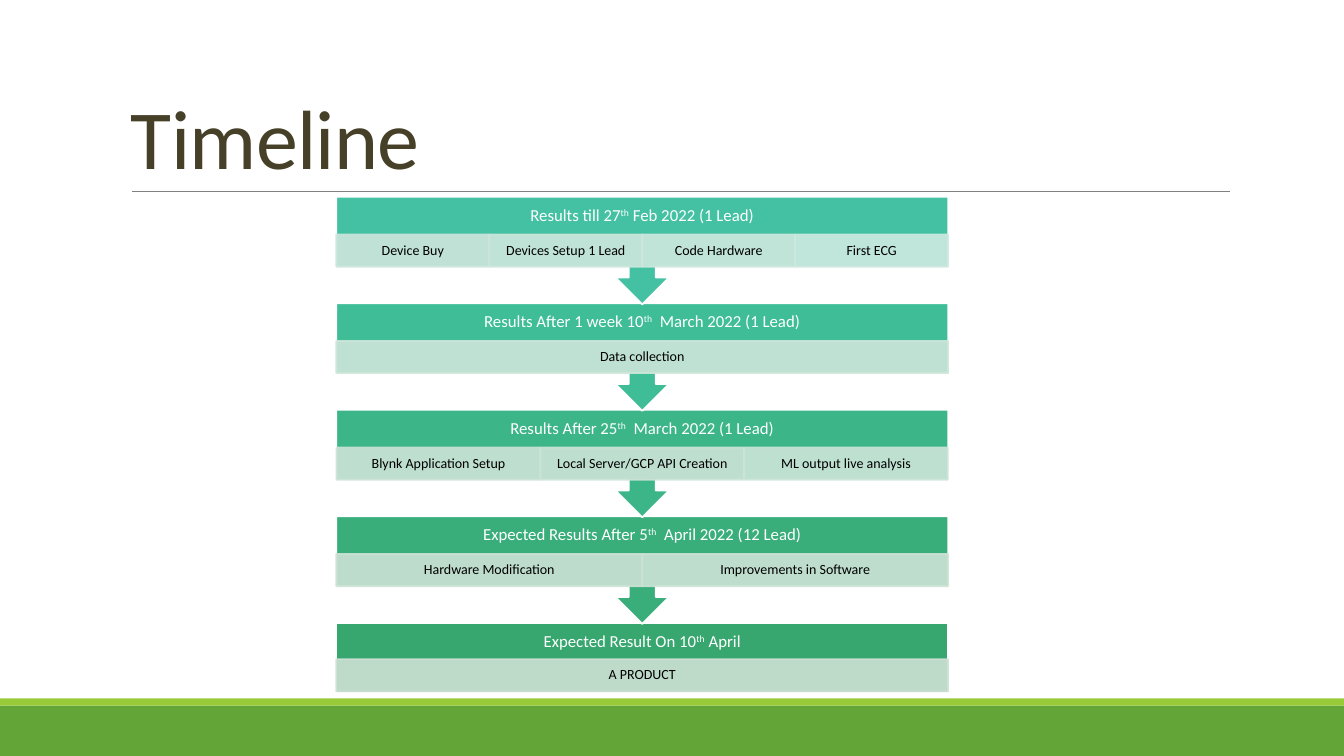
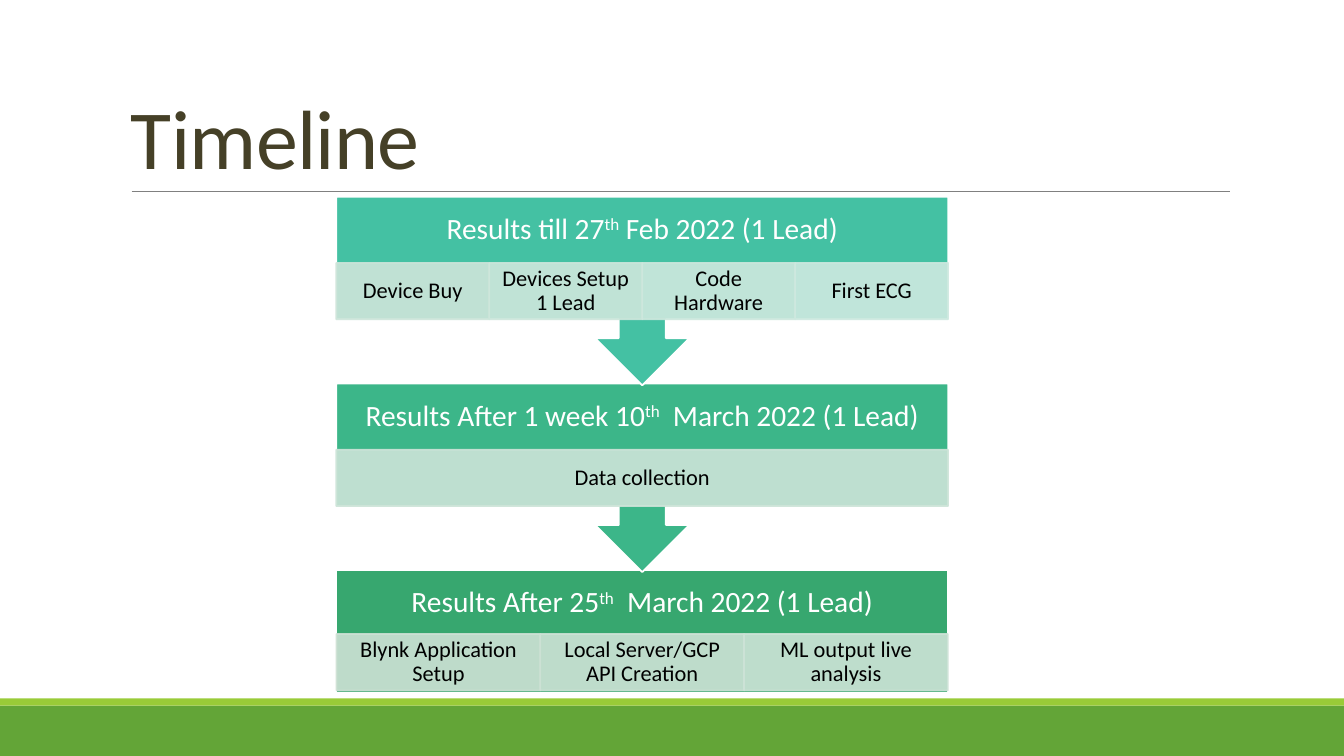
Before and after one commit to gptshubham595/BTP-IITG-CL-DRAFTS-PORTABLE-ECG, a slide deck: slide 14 of PHASE2 Non-Invasive point of care ECG signal detection and analytics for cardiac diseases_180107058_ Shubham_Kumar_Gupta.pptx (slide 13 before the commit). Drawn at 1344x756 pixels with LibreOffice and Linux fonts; fonts in the diff are those of the drawing. Boxes give left, top, right and bottom in pixels: in the first picture for what was removed or moved away, otherwise in the second. Text is boxed around its words. In the diff, an @@ line names an element or a change of style, - is before the commit and + after.

```diff
--- a/PHASE2 Non-Invasive point of care ECG signal detection and analytics for cardiac diseases_180107058_ Shubham_Kumar_Gupta.pptx
+++ b/PHASE2 Non-Invasive point of care ECG signal detection and analytics for cardiac diseases_180107058_ Shubham_Kumar_Gupta.pptx
@@ up arrow callout: place and size @@
-up arrow callout at (337, 197, 949, 304)
+up arrow callout at (337, 197, 949, 385)
@@ group removed at (337, 235, 949, 679): 6 rectangles, 5 texts, 2 up arrow callouts @@
-Expected Result On 10th April
-A PRODUCT
-Expected Results After 5th April 2022 (12 Lead)
-Hardware Modification
-Improvements in Software
@@ text "Device Buy": place and size @@
-text "Device Buy" at (382, 245, 444, 258)
+text "Device Buy" at (363, 282, 462, 302)
@@ rectangle added at (337, 263, 490, 320), fill #CEE6DB at 90% opacity, outline #CEE6DB 1.25 pt @@
@@ text "Devices Setup 1 Lead": place and size @@
-text "Devices Setup 1 Lead" at (506, 245, 626, 258)
+text "Devices Setup 1 Lead" at (502, 270, 629, 310)
@@ rectangle: place and size @@
-rectangle at (337, 235, 490, 267)
+rectangle at (489, 263, 642, 320)
@@ text "Code Hardware": place and size @@
-text "Code Hardware" at (675, 245, 763, 255)
+text "Code Hardware" at (674, 270, 763, 310)
@@ rectangle: place and size @@
-rectangle at (642, 235, 796, 267)
+rectangle at (642, 263, 796, 320)
@@ rectangle at (642, 263, 796, 320): fill #CFE8DF at 90% opacity to #CFE8DE at 90% opacity; outline #CFE8DF 1.25 pt to #CFE8DE 1.25 pt @@
@@ text "First ECG": place and size @@
-text "First ECG" at (847, 245, 897, 255)
+text "First ECG" at (832, 282, 911, 298)
@@ rectangle: place and size @@
-rectangle at (796, 235, 949, 267)
+rectangle at (796, 263, 949, 320)
@@ text "Results After 1 week 10th ...": place and size @@
-text "Results After 1 week 10th ..." at (484, 315, 800, 329)
+text "Results After 1 week 10th ..." at (366, 404, 918, 430)
@@ up arrow callout: place and size @@
-up arrow callout at (337, 410, 949, 518)
+up arrow callout at (337, 383, 949, 572)
@@ text "Data collection": place and size @@
-text "Data collection" at (600, 351, 684, 361)
+text "Data collection" at (575, 469, 710, 485)
@@ rectangle: place and size @@
-rectangle at (540, 448, 744, 480)
+rectangle at (337, 450, 949, 506)
@@ rectangle at (337, 450, 949, 506): fill #CEE4D9 at 90% opacity to #CEE5D9 at 90% opacity; outline #CEE4D9 1.25 pt to #CEE5D9 1.25 pt @@
@@ size 12 to 21 pt; more space between paragraphs in 3 elements at (447, 217, 837, 243), (366, 404, 918, 430), (411, 590, 872, 616) @@
@@ rectangle: place and size @@
-rectangle at (337, 623, 949, 693)
+rectangle at (337, 571, 949, 694)
@@ text "Results After 25th March 2022 ...": place and size @@
-text "Results After 25th March 2022 ..." at (510, 422, 773, 436)
+text "Results After 25th March 2022 ..." at (411, 590, 872, 616)
@@ text "Blynk Application Setup": place and size @@
-text "Blynk Application Setup" at (372, 458, 506, 471)
+text "Blynk Application Setup" at (360, 641, 516, 685)
@@ rectangle added at (337, 634, 540, 691), fill #CEE1D5 at 90% opacity, outline #CEE1D5 1.25 pt @@
@@ text "Local Server/GCP API Creation": place and size @@
-text "Local Server/GCP API Creation" at (557, 458, 727, 469)
+text "Local Server/GCP API Creation" at (564, 641, 720, 681)
@@ rectangle: place and size @@
-rectangle at (337, 659, 949, 692)
+rectangle at (540, 634, 744, 691)
@@ rectangle at (540, 634, 744, 691): fill #CEE1D5 at 90% opacity to #CEE2D6 at 90% opacity; outline #CEE1D5 1.25 pt to #CEE2D6 1.25 pt @@
@@ size 10 to 16 pt; more space between paragraphs in 8 elements at (363, 282, 462, 302), (502, 270, 629, 310), (674, 270, 763, 310), (832, 282, 911, 298), (575, 469, 710, 485), (360, 641, 516, 685), (564, 641, 720, 681), (780, 641, 912, 685) @@
@@ text "ML output live analysis": place and size @@
-text "ML output live analysis" at (781, 458, 911, 471)
+text "ML output live analysis" at (780, 641, 912, 685)
@@ rectangle added at (744, 634, 948, 691), fill #CEE3D8 at 90% opacity, outline #CEE3D8 1.25 pt @@
```
Also in this commit, not shown: 1 slide added.
